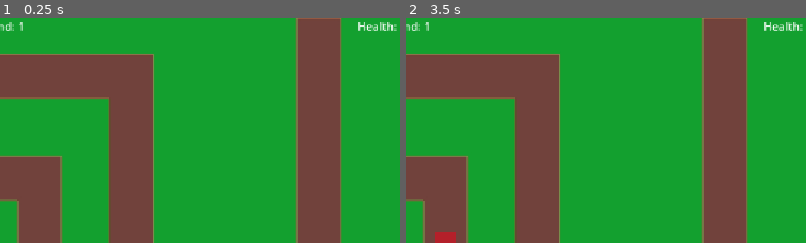
Above: before the commit, frames 1-2 (left to right).
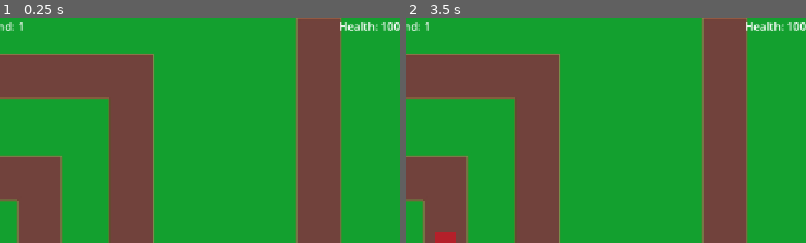
Above: after the commit, the same moments.

Repository: austinjamesfox/towerdefense
Game: Godot game, scene res://scenes/main_scene.tscn
Two runs of this game, one before a commit and one after it. Both use one fixed random seed, a clock stepped at 60 frames per second and the inputs below.
Inputs:
- Up to frame 1 (0.25 s): no input
- Up to frame 2 (3.5 s): click "PLAY" at 0.5 s; click "PLAY" at 1.25 s; click "PLAY" at 2 s
The pictures show only the part of the screen within x 50-100%, y 0-50%; the shares and areas given below are measured in that part.

The runs differ from the first frame. In frame 1, 0.4% of the frame differs, in the area x 85-100%, y 1-6%; in frame 2, 0.4%.

Commit message:
working on managing enemies

Diff:
--- a/scenes/hud.tscn
+++ b/scenes/hud.tscn
@@ -37,7 +37,7 @@
 unique_name_in_owner = true
 layout_mode = 2
 size_flags_horizontal = 10
-text = "Health: "
+text = "Health: 100"
 
 [node name="PlayButton" type="Button" parent="." unique_id=1123778431]
 layout_mode = 1
--- a/scenes/main_scene.tscn
+++ b/scenes/main_scene.tscn
@@ -30,10 +30,11 @@
 script = ExtResource("2_pu3yx")
 gameManager = NodePath("../GameManager")
 
-[node name="EnemySpawner" parent="EnemyManager" unique_id=791654599 node_paths=PackedStringArray("enemyPath", "gameManager") instance=ExtResource("4_c16ls")]
+[node name="EnemySpawner" parent="EnemyManager" unique_id=791654599 node_paths=PackedStringArray("enemyPath", "gameManager", "enemyManager") instance=ExtResource("4_c16ls")]
 enemyPath = NodePath("../EnemyPath")
 enemyOne = ExtResource("5_c16ls")
 gameManager = NodePath("../../GameManager")
+enemyManager = NodePath("..")
 
 [node name="EnemyDestroyZone" type="Area2D" parent="EnemyManager" unique_id=1329111389]
 
--- a/scripts/enemy.gd
+++ b/scripts/enemy.gd
@@ -1,4 +1,5 @@
 extends PathFollow2D
+class_name Enemy
 @export var speed : float = 0
 
 @onready var stats = $Stats
--- a/scripts/enemy_manager.gd
+++ b/scripts/enemy_manager.gd
@@ -1,6 +1,11 @@
 extends Node
 
 @export var gameManager : Node
+
+var activeEnemies : Array
+
+
+signal allEnemiesDead
 
 func _on_enemy_destroy_zone_area_entered(area: Area2D) -> void:
 	enemyPathComplete(area)
@@ -10,3 +15,7 @@
 	var enemyDamage = currentEnemy.stats.damage
 	gameManager.player_lose_health(enemyDamage)
 	currentEnemy.queue_free()
+
+func addEnemiesActive(enemy):
+	activeEnemies.append(enemy)
+	print("Added "+ str(enemy))
--- a/scripts/enemy_spawner.gd
+++ b/scripts/enemy_spawner.gd
@@ -7,6 +7,8 @@
 @export var enemyOne : PackedScene
 
 @export var gameManager : Node
+
+@export var enemyManager : Node
 
 var spawningEnemies : bool = false
 
@@ -54,11 +56,11 @@
 		for i in range(spawnGroup["quantity"]):
 			var enemy = spawnGroup["enemy"].instantiate()
 			enemyPath.add_child(enemy)
+			enemyManager.addEnemiesActive(enemy)
 			var spawnTimer = createTimer(spawnGroup["spawn_rate"])
 			await spawnTimer.timeout
 			spawnTimer.queue_free()
 	roundActive = false
-	print(currentRound)
 	gameManager.next_round(1)
 
 func createTimer(spawnRate):
--- a/scripts/hud.gd
+++ b/scripts/hud.gd
@@ -27,3 +27,4 @@
 
 func _on_game_manager_next_round(nextRound: int) -> void:
 	currentRound = nextRound
+	round_label.text = "Round: " + str(currentRound)
